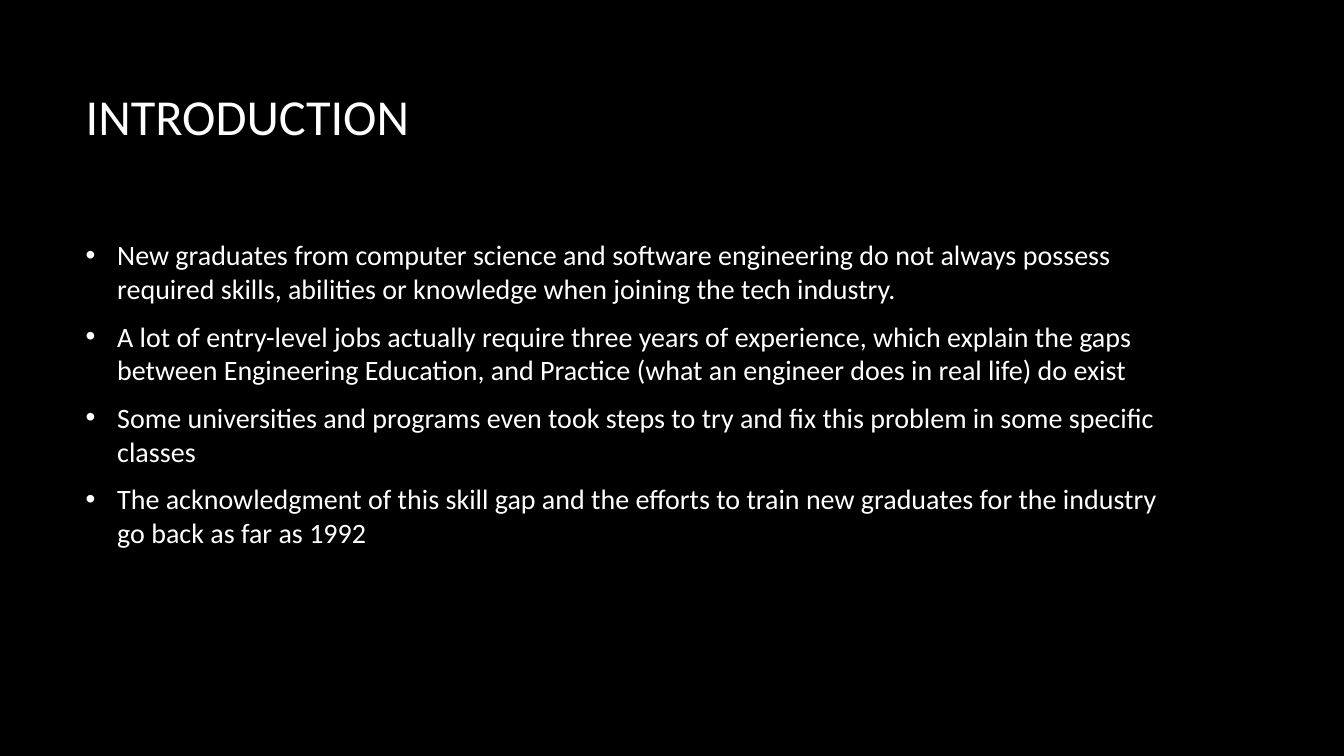
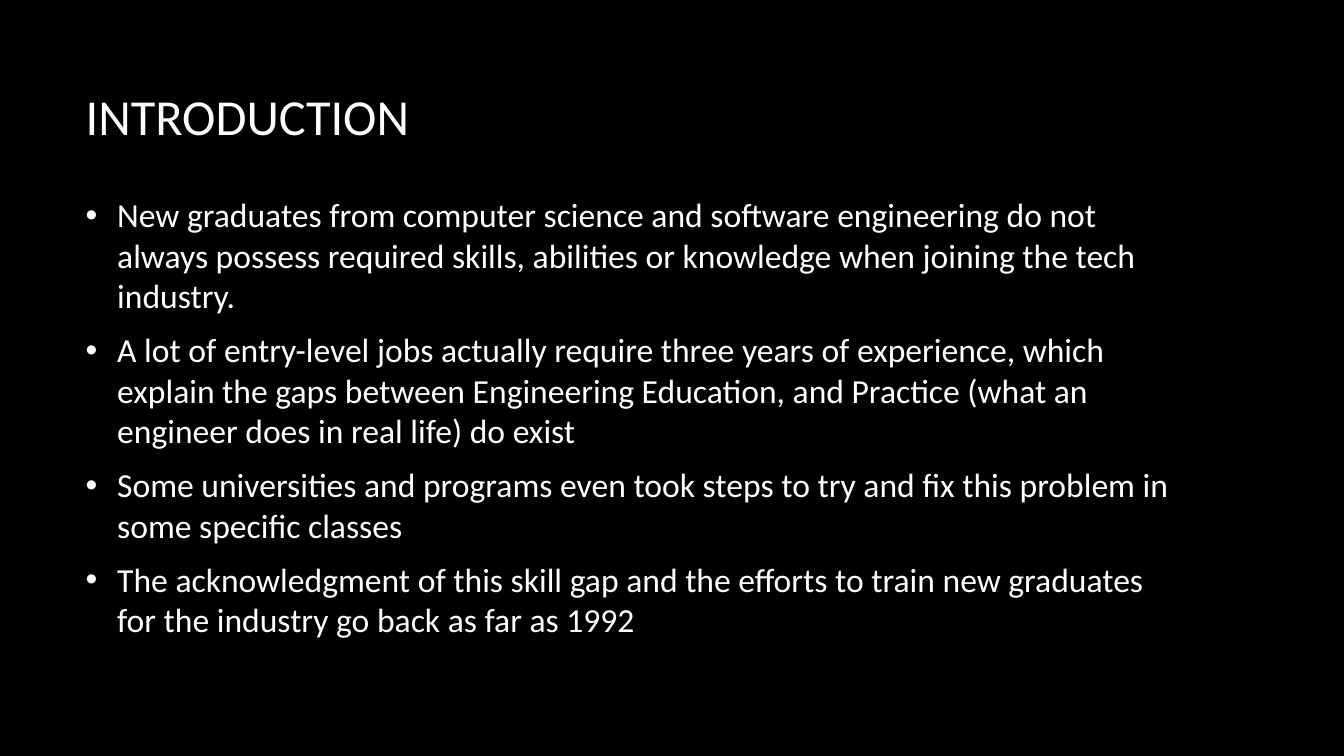
Before and after one commit to alanfranz/cs6460-teamcsse, a slide deck: slide 2 of Final Project/Project_Presentation.pptx. Drawn at 1344x756 pixels with LibreOffice and Linux fonts; fonts in the diff are those of the drawing; background and template pictures are left out. Boxes give left, top, right and bottom in pixels: in the first picture for what was removed or moved away, otherwise in the second. Text is boxed around its words. In the diff, an @@ line names an element or a change of style, - is before the commit and + after.

```diff
--- a/Final Project/Project_Presentation.pptx
+++ b/Final Project/Project_Presentation.pptx
@@ text "New graduates from computer science ...": place and size @@
-text "New graduates from computer science ..." at (117, 245, 1156, 548)
+text "New graduates from computer science ..." at (117, 203, 1168, 638)
@@ text "New graduates from computer science ..." at (117, 203, 1168, 638): size 20 to 24 pt @@
```
Also in this commit, not shown: 1 other slide changed, 6 slides added, 1 slide removed.
